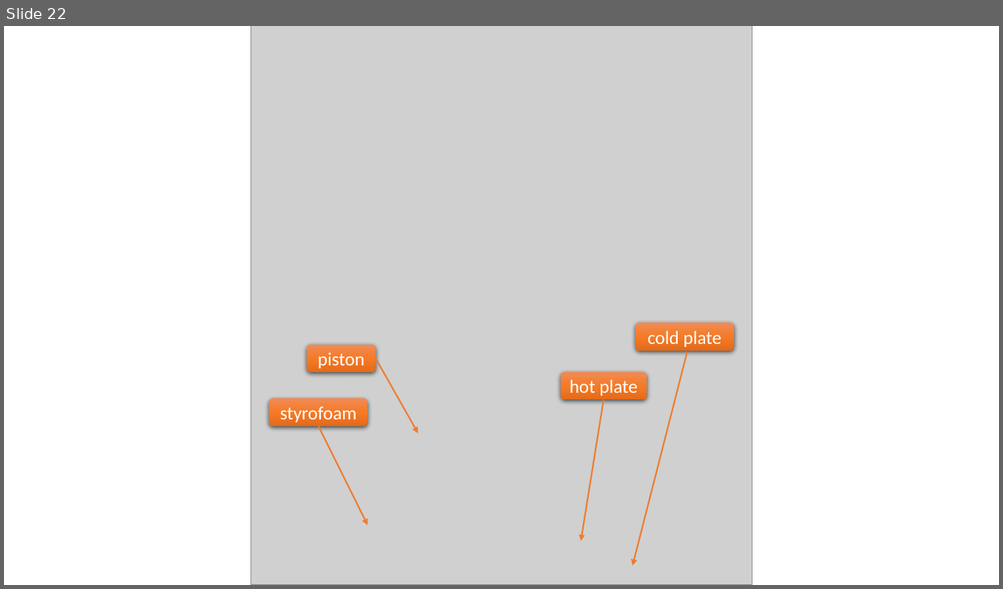
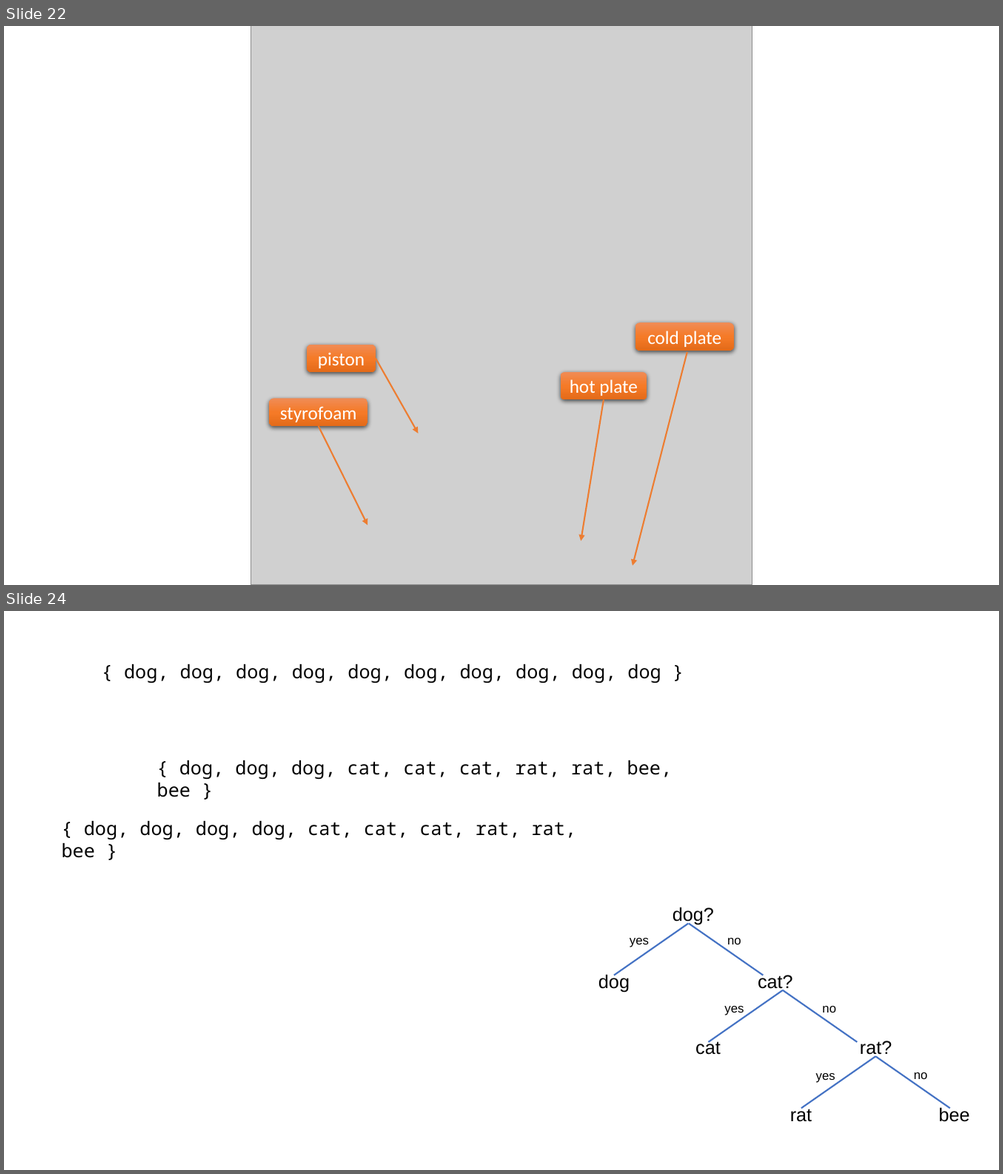
Before and after one commit to deflagg/ArtificialNeuralNetworkStudy, a slide deck: ANN Diagram.pptx. Shown one above the other, each under a label of ours: slide 22 before the commit, slides 22 and 24 after it; the slides between them are not shown. The pictures are 1003x589 and 1003x1174 pixels, drawn with LibreOffice and Linux fonts; fonts in the diff are those of the drawing; grey boxes stand for pictures. Boxes give left, top, right and bottom in pixels: in the first picture for what was removed or moved away, otherwise in the second. Text is boxed around its words. In the diff, an @@ line names an element or a change of style, - is before the commit and + after.

```diff
--- a/ANN Diagram.pptx
+++ b/ANN Diagram.pptx
@@ slide 24 added at (4,611,999,1170), background #FFFFFF @@
@@ text added at (124,664,660,683), 18 pt, text #000000 @@
+{ dog, dog, dog, dog, dog, dog, dog, dog, dog, dog }
@@ text added at (179,760,671,779), 18 pt, text #000000 @@
+{ dog, dog, dog, cat, cat, cat, rat, rat, bee, bee }
@@ text added at (84,821,576,840), 18 pt, text #000000 @@
+{ dog, dog, dog, dog, cat, cat, cat, rat, rat, bee }
@@ group added at (598,907,970,1122): 13 texts, 6 lines @@
+yes
+cat?
+cat
+rat?
+rat
+bee
+dog?
+dog
+no
+yes
+no
+yes
+no
```
Also in this commit, not shown: 2 other slides added, 5 other files.
